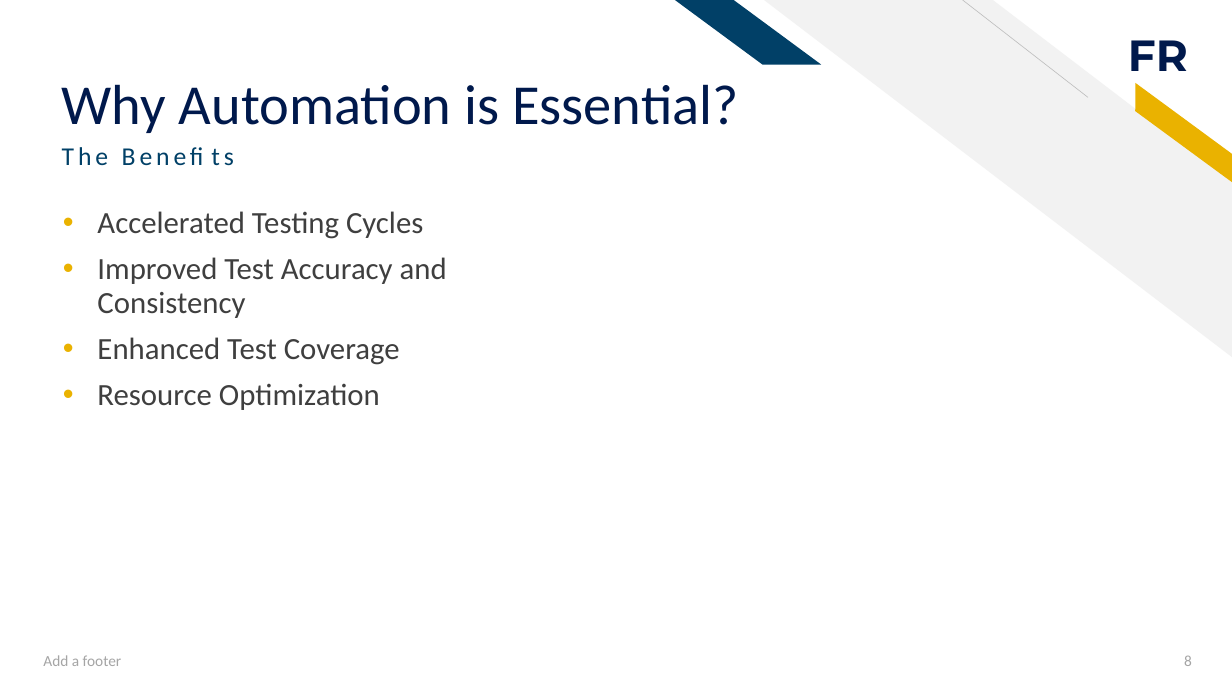
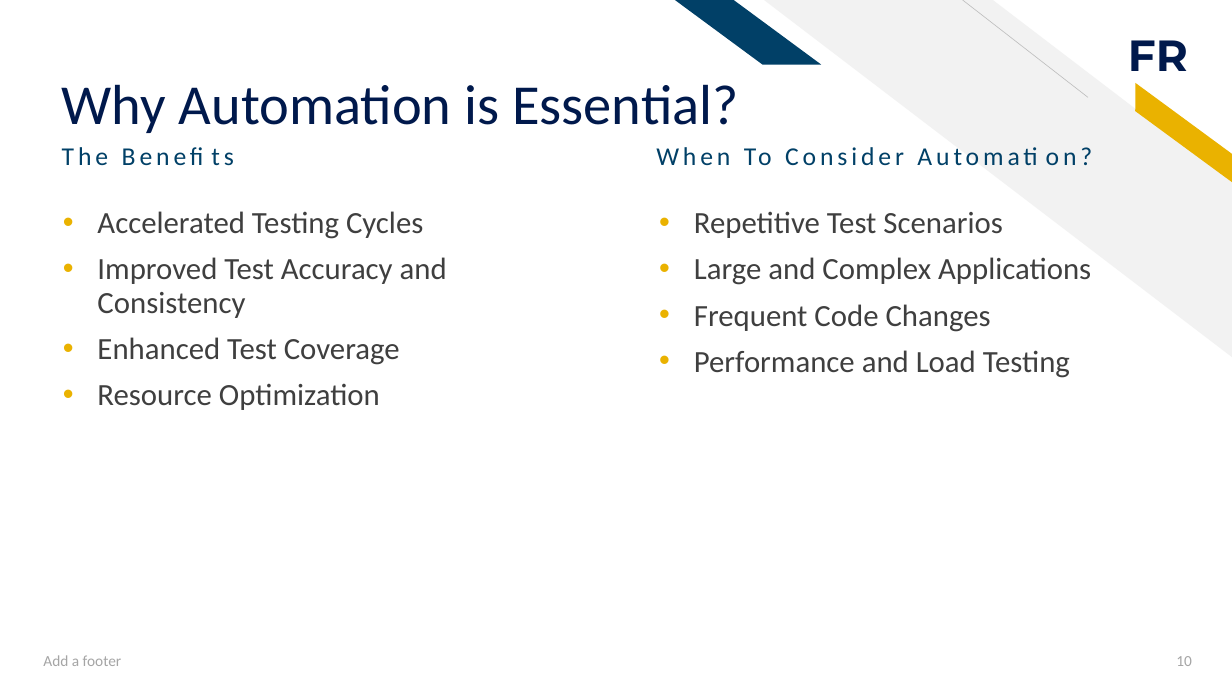
Before and after one commit to ivymorenomt/TestConferenceGuild, a slide deck: slide 10 of docs/From Manual to Automation.pptx (slide 8 before the commit). Drawn at 1232x693 pixels with LibreOffice and Linux fonts; fonts in the diff are those of the drawing. Boxes give left, top, right and bottom in pixels: in the first picture for what was removed or moved away, otherwise in the second. Text is boxed around its words. In the diff, an @@ line names an element or a change of style, - is before the commit and + after.

```diff
--- a/docs/From Manual to Automation.pptx
+++ b/docs/From Manual to Automation.pptx
@@ text added at box(744, 148, 772, 165), 20 pt, text #014067 @@
+When To Consider Automation?
@@ text added at box(694, 211, 1091, 378), 24 pt, text #3F3F3F @@
+• Repetitive Test Scenarios
+• Large and Complex Applications
+• Frequent Code Changes
+• Performance and Load Testing
@@ page number at box(1176, 656, 1192, 666): text changed @@
-8
+10
```
Also in this commit, not shown: 14 other slides changed, 10 slides added, 2 slides removed, 4 other files.
